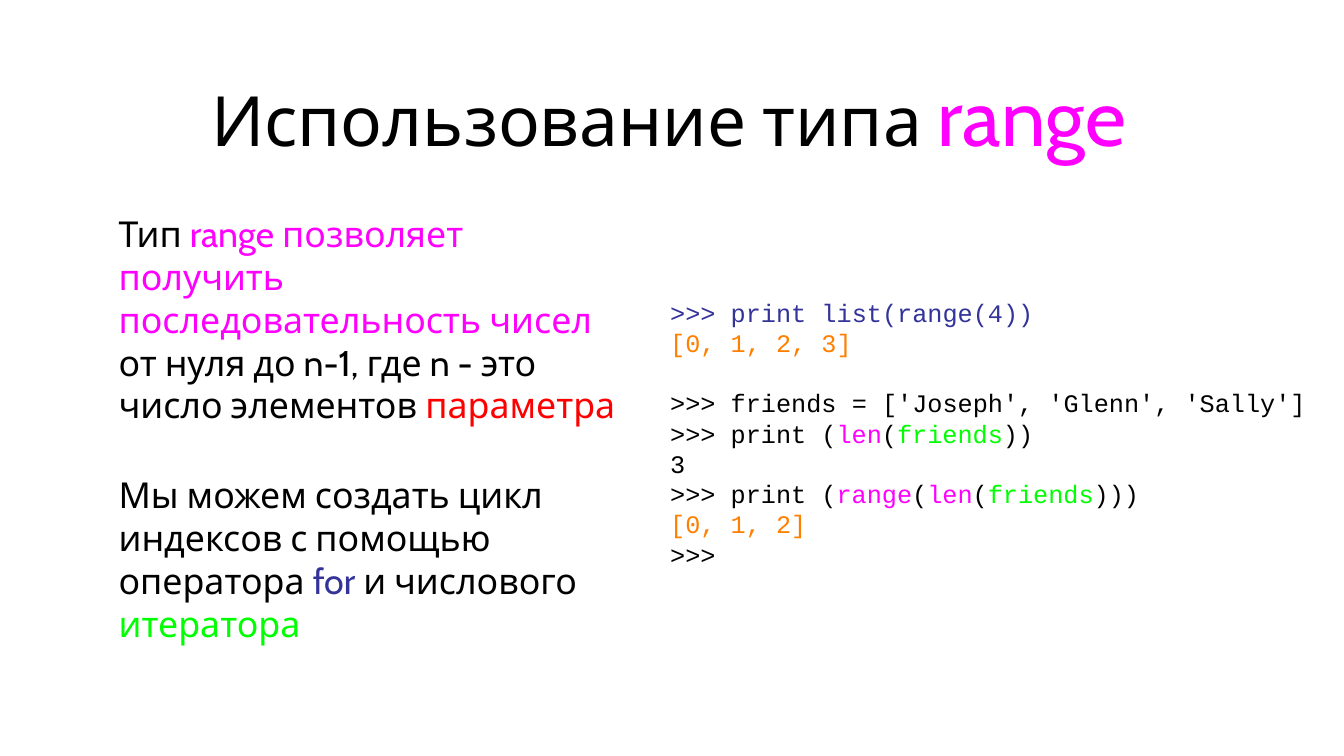
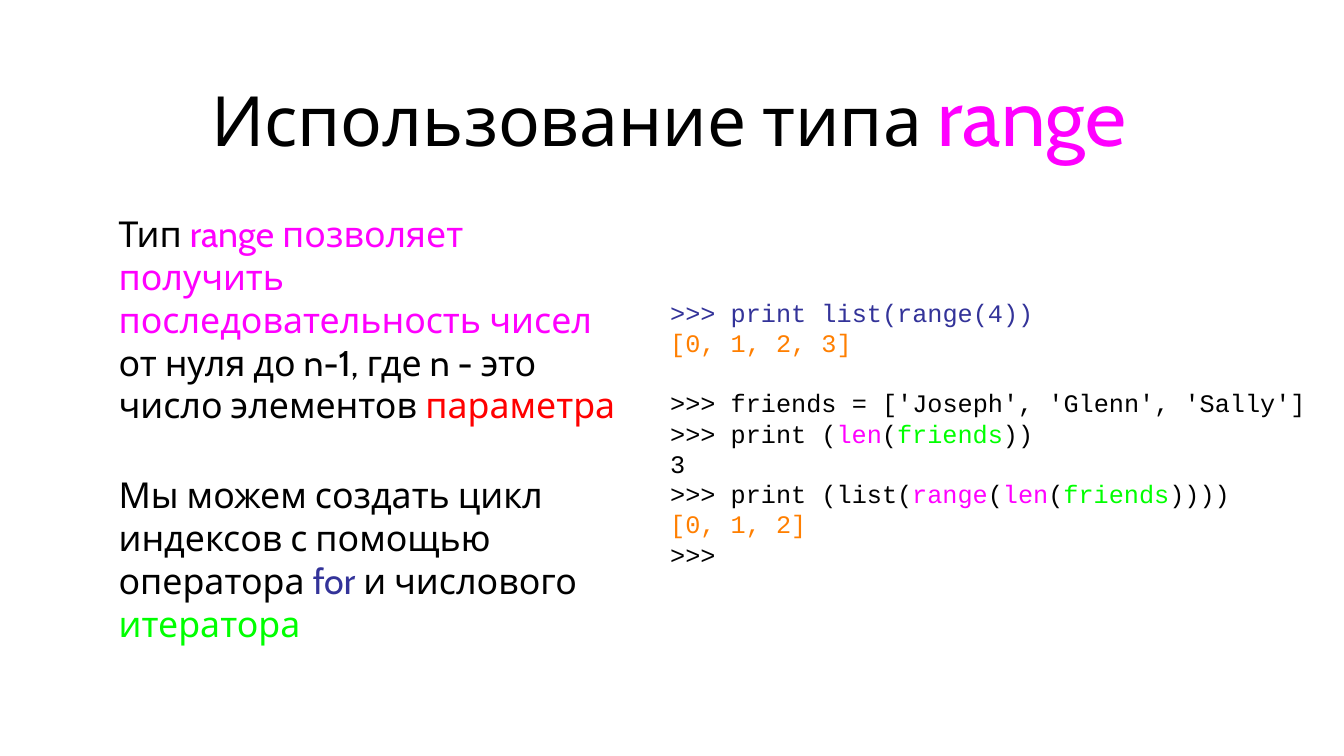
Before and after one commit to maxchv/LearnPython, a slide deck: slide 17 of week02/05.Lists.pptx. Drawn at 1344x756 pixels with LibreOffice and Linux fonts; fonts in the diff are those of the drawing. Boxes give left, top, right and bottom in pixels: in the first picture for what was removed or moved away, otherwise in the second. Text is boxed around its words. In the diff, an @@ line names an element or a change of style, - is before the commit and + after.

```diff
--- a/week02/05.Lists.pptx
+++ b/week02/05.Lists.pptx
@@ text at [731,485,1229,509]: text changed @@
->>> print (range(len(friends)))
+>>> print (list(range(len(friends))))
```
Also in this commit, not shown: 6 other slides changed, 20 slides added, 2 slides removed, 3 other files.
